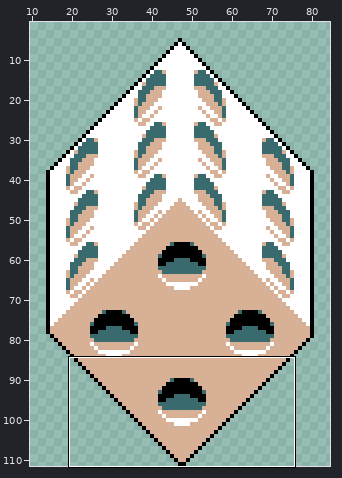
Two states of a pixel-art file, game/assets/source/effect-dice.aseprite. The first picture is a wide view before the edit; the outline marks the close-up.
Close-up. Earlier state:
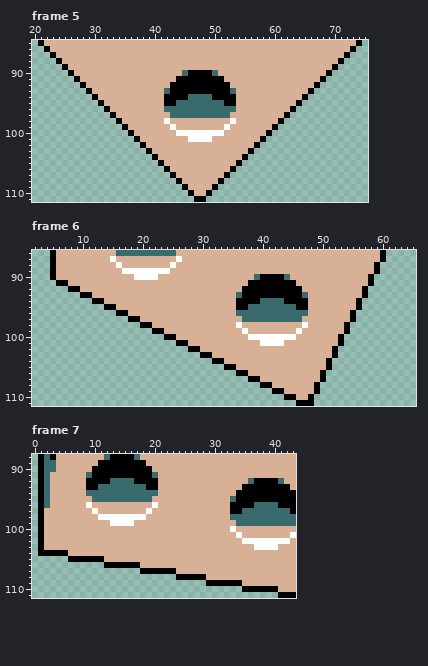
96x112 pixels, 8 frames. Shown: frame 5: x 20..75, y 85..111; frame 6: x 2..65, y 86..111; frame 7: x 0..43, y 88..111. The wide view leaves out empty margins. The commit also changed other frames or places, which this record leaves out.
The same view after the edit:
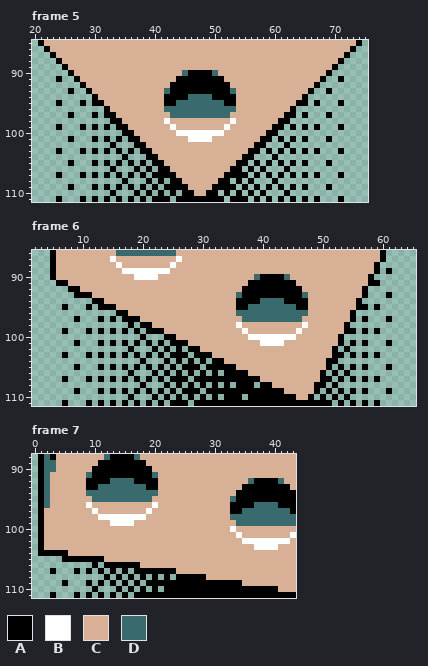
Palette (. is transparent): A #000000  B #ffffff  C #d8b096  D #386a6e
The exact change:
layer "Layer 7" added
Frame 5, layer "Layer 7":
y 91: x 24 . -> A; x 71 . -> A
y 93: x 26 . -> A; x 69 . -> A
y 95: x 24 . -> A; x 28 . -> A; x 30 . -> A; x 65 . -> A; x 67 . -> A; x 71 . -> A
y 97: x 26 . -> A; x 30 . -> A; x 32 . -> A; x 63 . -> A; x 65 . -> A; x 69 . -> A
y 98: x 33 . -> A; x 62 . -> A
y 99: x 24 . -> A; x 28 . -> A; x 30 . -> A; x 32 . -> A; x 34 . -> A; x 61 . -> A; x 63 . -> A; x 65 . -> A; x 67 . -> A; x 71 . -> A
y 100: x 35 . -> A; x 60 . -> A
y 101: x 26 . -> A; x 30 . -> A; x 32 . -> A; x 34 . -> A; x 36 . -> A; x 59 . -> A; x 61 . -> A; x 63 . -> A; x 65 . -> A; x 69 . -> A
y 102: x 33 . -> A; x 37 . -> A; x 58 . -> A; x 62 . -> A
y 103: x 24 . -> A; x 28 . -> A; x 30 . -> A; x 32 . -> A; x 34 . -> A; x 36 . -> A; x 38 . -> A; x 57 . -> A; x 59 . -> A; x 61 . -> A; x 63 . -> A; x 65 . -> A; x 67 . -> A; x 71 . -> A
y 104: x 35 . -> A; x 39 . -> A; x 56 . -> A; x 60 . -> A
y 105: x 26 . -> A; x 30 . -> A; x 32 . -> A; x 34 . -> A; x 36 . -> A; x 38 . -> A; x 40 . -> A; x 55 . -> A; x 57 . -> A; x 59 . -> A; x 61 . -> A; x 63 . -> A; x 65 . -> A; x 69 . -> A
y 106: x 33 . -> A; x 37 . -> A; x 39 . -> A; x 41 . -> A; x 54 . -> A; x 56 . -> A; x 58 . -> A; x 62 . -> A
y 107: x 24 . -> A; x 28 . -> A; x 30 . -> A; x 32 . -> A; x 34 . -> A; x 36 . -> A; x 38 . -> A; x 40..42 ... -> AAA; x 53..55 ... -> AAA; x 57 . -> A; x 59 . -> A; x 61 . -> A; x 63 . -> A; x 65 . -> A; x 67 . -> A; x 71 . -> A
y 108: x 35 . -> A; x 39 . -> A; x 41 . -> A; x 43 . -> A; x 52 . -> A; x 54 . -> A; x 56 . -> A; x 60 . -> A
y 109: x 26 . -> A; x 30 . -> A; x 32 . -> A; x 34 . -> A; x 36 . -> A; x 38 . -> A; x 40 . -> A; x 42..44 ... -> AAA; x 51..53 ... -> AAA; x 55 . -> A; x 57 . -> A; x 59 . -> A; x 61 . -> A; x 63 . -> A; x 65 . -> A; x 69 . -> A
y 110: x 33 . -> A; x 37 . -> A; x 39 . -> A; x 41 . -> A; x 43 . -> A; x 45 . -> A; x 50 . -> A; x 52 . -> A; x 54 . -> A; x 56 . -> A; x 58 . -> A; x 62 . -> A
y 111: x 24 . -> A; x 28 . -> A; x 30 . -> A; x 32 . -> A; x 34 . -> A; x 36 . -> A; x 38 . -> A; x 40..42 ... -> AAA; x 44..46 ... -> AAA; x 49..51 ... -> AAA; x 53..55 ... -> AAA; x 57 . -> A; x 59 . -> A; x 61 . -> A; x 63 . -> A; x 65 . -> A; x 67 . -> A; x 71 . -> A
Frame 6, layer "Layer 7":
y 89: x 61 . -> A
y 91: x 59 . -> A
y 93: x 9 . -> A; x 61 . -> A
y 95: x 7 . -> A; x 11 . -> A; x 13 . -> A; x 57 . -> A; x 59 . -> A
y 97: x 9 . -> A; x 13 . -> A; x 15 . -> A; x 17 . -> A; x 57 . -> A; x 61 . -> A
y 98: x 18 . -> A
y 99: x 7 . -> A; x 11 . -> A; x 13 . -> A; x 15 . -> A; x 17 . -> A; x 19 . -> A; x 21 . -> A; x 55 . -> A; x 57 . -> A; x 59 . -> A
y 100: x 20 . -> A
y 101: x 9 . -> A; x 13 . -> A; x 15 . -> A; x 17 . -> A; x 19 . -> A; x 21 . -> A; x 23 . -> A; x 25 . -> A; x 55 . -> A; x 57 . -> A; x 61 . -> A
y 102: x 18 . -> A; x 22 . -> A; x 24 . -> A; x 26 . -> A; x 54 . -> A
y 103: x 7 . -> A; x 11 . -> A; x 13 . -> A; x 15 . -> A; x 17 . -> A; x 19 . -> A; x 21 . -> A; x 23 . -> A; x 25..27 ... -> AAA; x 29 . -> A; x 53 . -> A; x 55 . -> A; x 57 . -> A; x 59 . -> A
y 104: x 20 . -> A; x 24 . -> A; x 26 . -> A; x 28 . -> A; x 30 . -> A; x 52 . -> A
y 105: x 9 . -> A; x 13 . -> A; x 15 . -> A; x 17 . -> A; x 19 . -> A; x 21 . -> A; x 23 . -> A; x 25 . -> A; x 27..29 ... -> AAA; x 31..33 ... -> AAA; x 53 . -> A; x 55 . -> A; x 57 . -> A; x 61 . -> A
y 106: x 18 . -> A; x 22 . -> A; x 24 . -> A; x 26 . -> A; x 28 . -> A; x 30 . -> A; x 32 . -> A; x 34..35 .. -> AA; x 52 . -> A; x 54 . -> A
y 107: x 7 . -> A; x 11 . -> A; x 13 . -> A; x 15 . -> A; x 17 . -> A; x 19 . -> A; x 21 . -> A; x 23 . -> A; x 25..27 ... -> AAA; x 29..37 ......... -> AAAAAAAAA; x 51 . -> A; x 53 . -> A; x 55 . -> A; x 57 . -> A; x 59 . -> A
y 108: x 20 . -> A; x 24 . -> A; x 26 . -> A; x 28 . -> A; x 30 . -> A; x 32 . -> A; x 34 . -> A; x 36..38 ... -> AAA; x 50 . -> A; x 52 . -> A
y 109: x 9 . -> A; x 13 . -> A; x 15 . -> A; x 17 . -> A; x 19 . -> A; x 21 . -> A; x 23 . -> A; x 25 . -> A; x 27..29 ... -> AAA; x 31..41 ........... -> AAAAAAAAAAA; x 51 . -> A; x 53 . -> A; x 55 . -> A; x 57 . -> A; x 61 . -> A
y 110: x 18 . -> A; x 22 . -> A; x 24 . -> A; x 26 . -> A; x 28 . -> A; x 30 . -> A; x 32 . -> A; x 34..36 ... -> AAA; x 38..43 ...... -> AAAAAA; x 50 . -> A; x 52 . -> A; x 54 . -> A
y 111: x 7 . -> A; x 11 . -> A; x 13 . -> A; x 15 . -> A; x 17 . -> A; x 19 . -> A; x 21 . -> A; x 23 . -> A; x 25..27 ... -> AAA; x 29..45 ................. -> AAAAAAAAAAAAAAAAA; x 49..51 ... -> AAA; x 53 . -> A; x 55 . -> A; x 57 . -> A; x 59 . -> A
Frame 7, layer "Layer 7":
y 105: x 5 . -> A
y 106: x 10 . -> A
y 107: x 3 . -> A; x 7 . -> A; x 9 . -> A; x 11 . -> A; x 13 . -> A; x 15 . -> A; x 17 . -> A
y 108: x 12 . -> A; x 14 . -> A; x 16 . -> A; x 18 . -> A; x 20 . -> A; x 22 . -> A
y 109: x 5 . -> A; x 9 . -> A; x 11 . -> A; x 13 . -> A; x 15 . -> A; x 17 . -> A; x 19..28 .......... -> AAAAAAAAAA
y 110: x 10 . -> A; x 14 . -> A; x 16 . -> A; x 18 . -> A; x 20 . -> A; x 22..34 ............. -> AAAAAAAAAAAAA
y 111: x 3 . -> A; x 7 . -> A; x 9 . -> A; x 11 . -> A; x 13 . -> A; x 15 . -> A; x 17..40 ........................ -> AAAAAAAAAAAAAAAAAAAAAAAA
Boxes around the changes in both close-ups, in picture pixels (x1, y1, x2, y2):
added: (56, 76, 344, 202)
added: (62, 268, 392, 406)
added: (50, 556, 278, 598)
